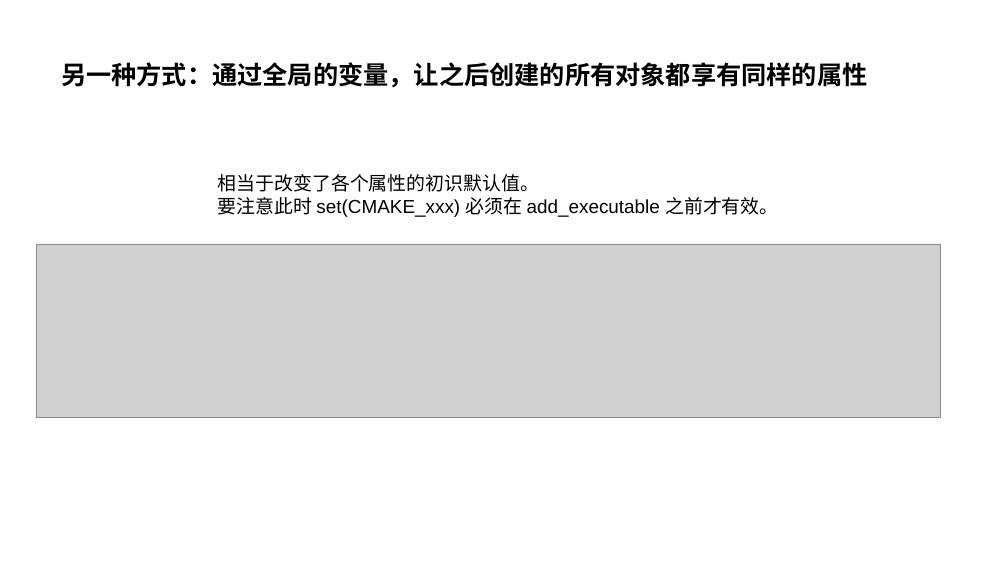
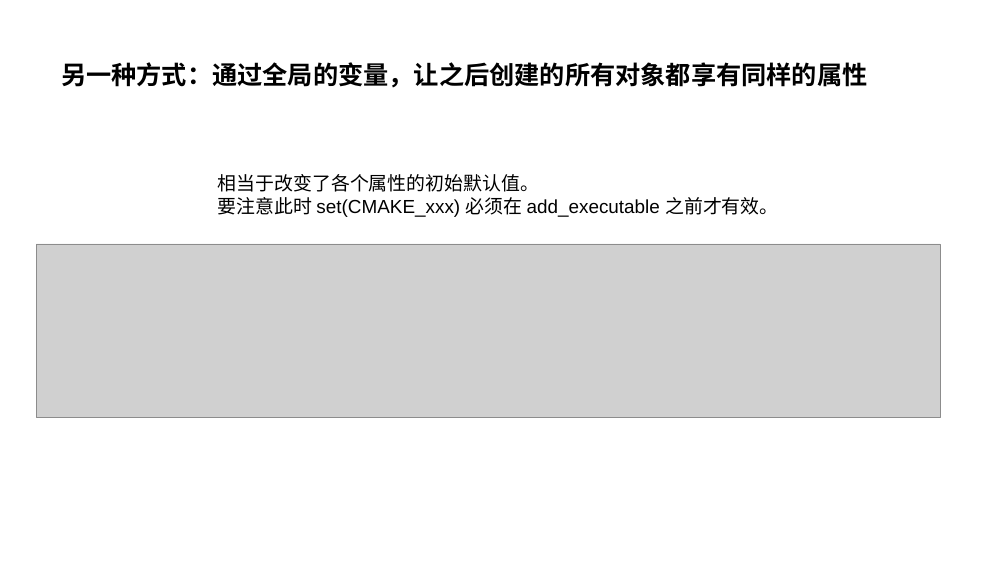
Before and after one commit to parallel101/course, a slide deck: slide 37 of 11/slides.pptx (slide 60 before the commit). Drawn at 1008x567 pixels with LibreOffice and Linux fonts; fonts in the diff are those of the drawing; grey boxes stand for pictures. Boxes give left, top, right and bottom in pixels: in the first picture for what was removed or moved away, otherwise in the second. Text is boxed around its words. In the diff, an @@ line names an element or a change of style, - is before the commit and + after.

```diff
--- a/11/slides.pptx
+++ b/11/slides.pptx
@@ text at (218,174,539,192): text changed @@
-相当于改变了各个属性的初识默认值。
+相当于改变了各个属性的初始默认值。
```
Also in this commit, not shown: 8 other slides changed, 19 slides added, 2 slides removed, 19 other files.
